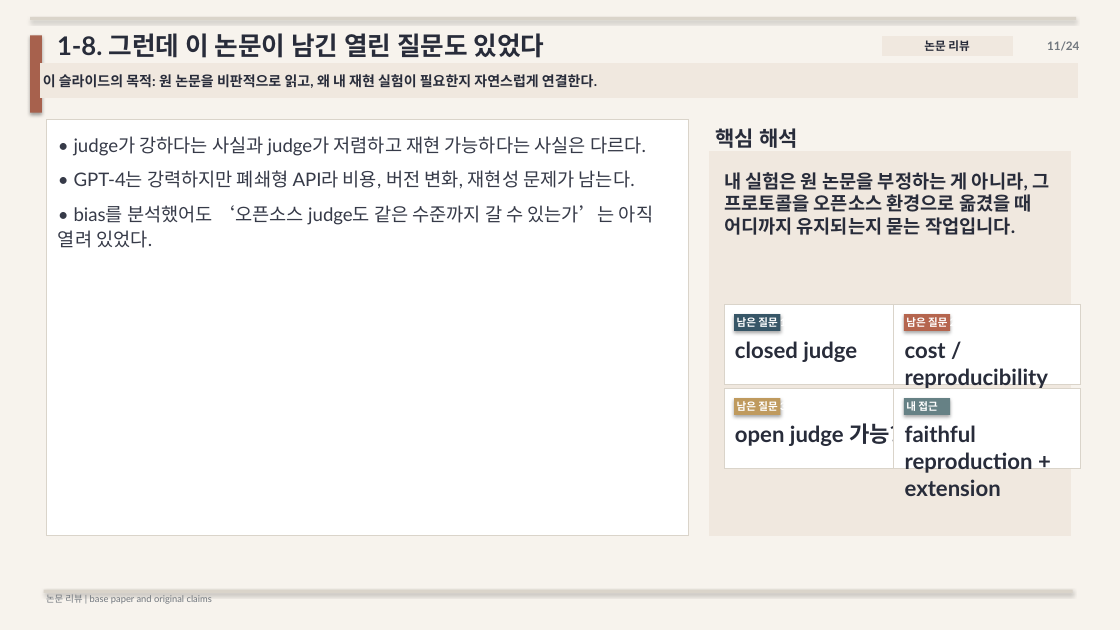
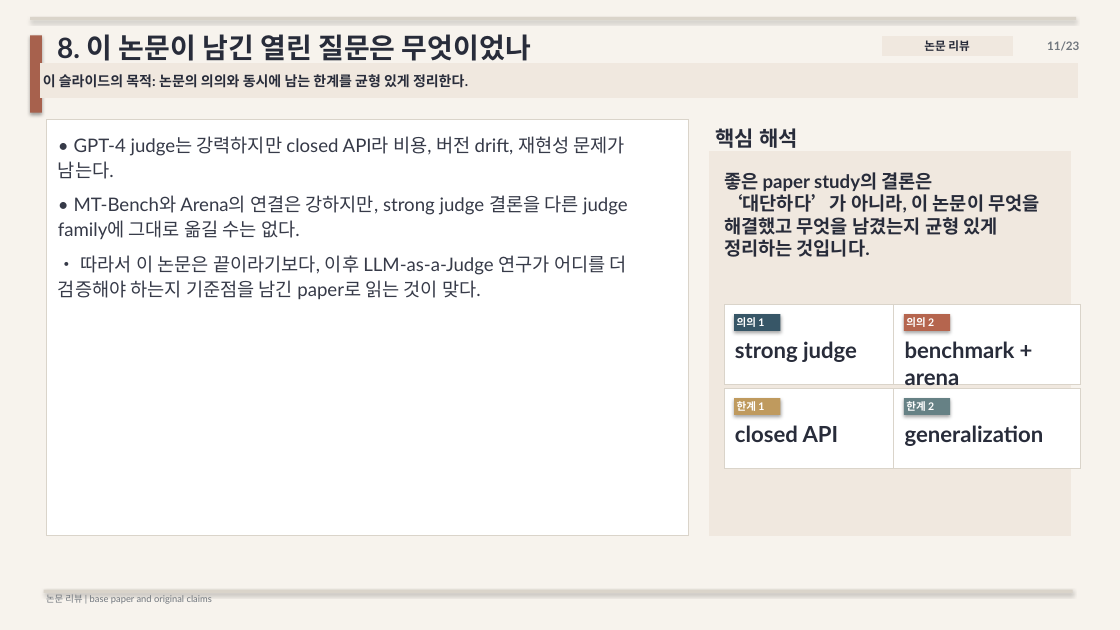
Before and after one commit to kook222/mt_bench_repro, a slide deck: slide 11 of presentation/mt_bench_paper_study.pptx. Drawn at 1120x630 pixels with LibreOffice and Linux fonts; fonts in the diff are those of the drawing. Boxes give left, top, right and bottom in pixels: in the first picture for what was removed or moved away, otherwise in the second. Text is boxed around its words. In the diff, an @@ line names an element or a change of style, - is before the commit and + after.

Commit message:
add experiment section after paper-study deck

```diff
--- a/presentation/mt_bench_paper_study.pptx
+++ b/presentation/mt_bench_paper_study.pptx
@@ text at [57, 34, 531, 61]: text changed; size 22 to 24 pt @@
-1-8. 그런데 이 논문이 남긴 열린 질문도 있었다
+8. 이 논문이 남긴 열린 질문은 무엇이었나
@@ text at [1047, 41, 1079, 51]: text changed @@
-11/24
+11/23
@@ text in rectangle at [43, 74, 468, 88]: text changed @@
-이 슬라이드의 목적: 원 논문을 비판적으로 읽고, 왜 내 재현 실험이 필요한지 자연스럽게 연결한다.
+이 슬라이드의 목적: 논문의 의의와 동시에 남는 한계를 균형 있게 정리한다.
@@ text in rectangle at [58, 136, 628, 300]: text changed @@
-• judge가 강하다는 사실과 judge가 저렴하고 재현 가능하다는 사실은 다르다.
-• GPT-4는 강력하지만 폐쇄형 API라 비용, 버전 변화, 재현성 문제가 남는다.
-• bias를 분석했어도 ‘오픈소스 judge도 같은 수준까지 갈 수 있는가’는 아직 열려 있었다.
+• GPT-4 judge는 강력하지만 closed API라 비용, 버전 drift, 재현성 문제가 남는다.
+• MT-Bench와 Arena의 연결은 강하지만, strong judge 결론을 다른 judge family에 그대로 옮길 수는 없다.
+• 따라서 이 논문은 끝이라기보다, 이후 LLM-as-a-Judge 연구가 어디를 더 검증해야 하는지 기준점을 남긴 paper로 읽는 것이 맞다.
@@ text at [724, 172, 1039, 257]: text changed @@
-내 실험은 원 논문을 부정하는 게 아니라, 그 프로토콜을 오픈소스 환경으로 옮겼을 때 어디까지 유지되는지 묻는 작업입니다.
+좋은 paper study의 결론은 ‘대단하다’가 아니라, 이 논문이 무엇을 해결했고 무엇을 남겼는지 균형 있게 정리하는 것입니다.
@@ text at [737, 317, 764, 327]: text changed @@
-남은 질문 1
+의의 1
@@ text at [906, 317, 934, 327]: text changed @@
-남은 질문 2
+의의 2
@@ text at [735, 341, 857, 362]: text changed @@
-closed judge
+strong judge
@@ text at [905, 341, 1015, 389]: text changed @@
-cost / reproducibility
+benchmark + arena
@@ text at [737, 401, 764, 411]: text changed @@
-남은 질문 3
+한계 1
@@ text at [906, 401, 934, 411]: text changed @@
-내 접근
+한계 2
@@ text at [735, 425, 839, 442]: text changed @@
-open judge 가능?
+closed API
@@ text at [905, 425, 1044, 446]: text changed @@
-faithful reproduction + extension
+generalization
```
Also in this commit, not shown: 21 other slides changed, 1 slide added, 2 slides removed, 3 other files.
